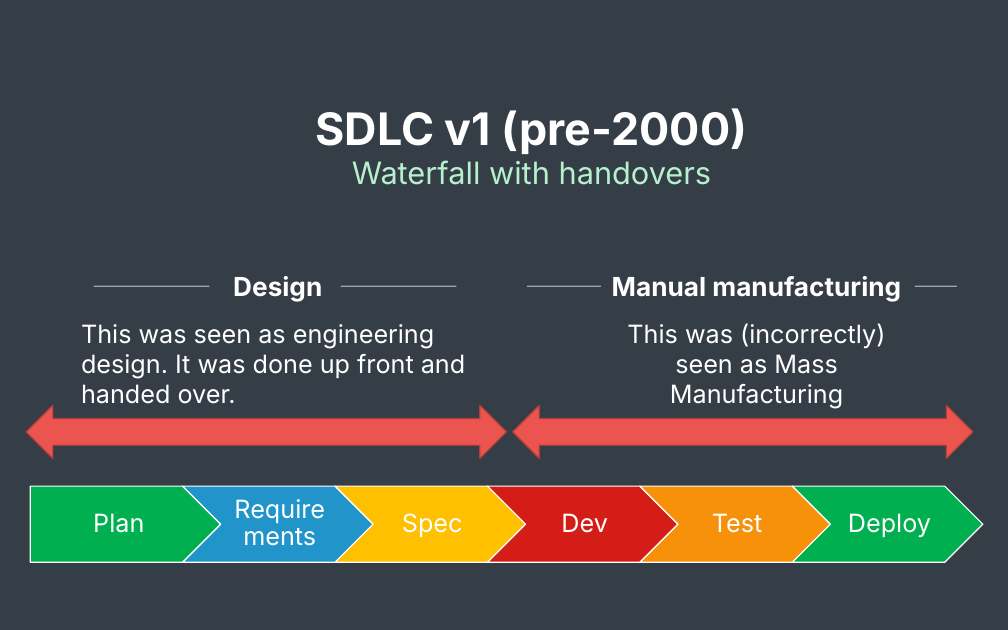
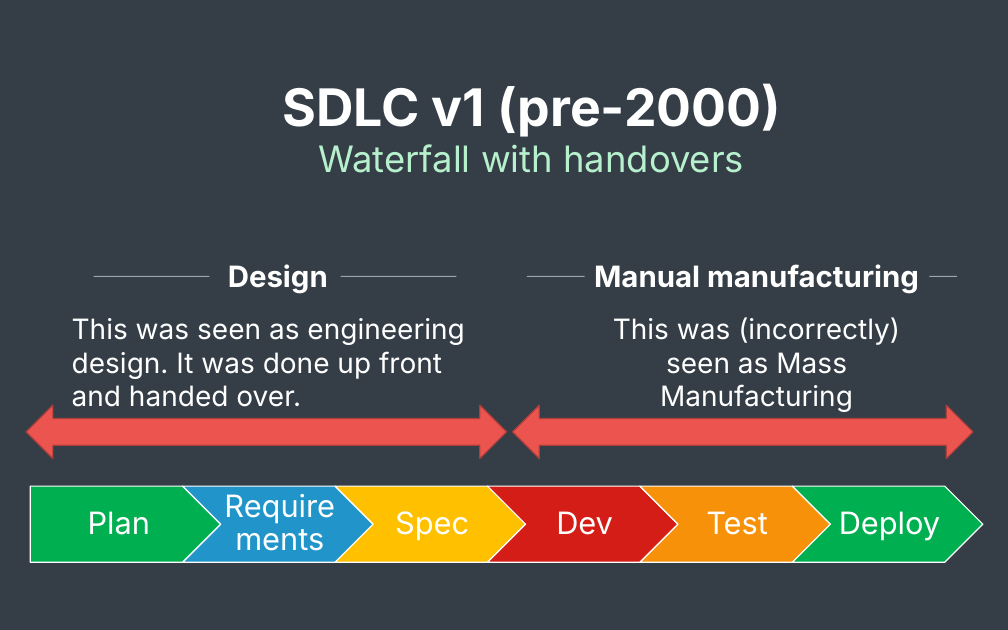
Before and after one commit to jacdevos/jacdevos.github.io, a slide deck: slide 3 of assets/article_images/2026-11-12-sdlc-in-the-agentic-era/sdlc-in-the-agentic-era.pptx. Drawn at 1008x630 pixels with LibreOffice and Linux fonts; fonts in the diff are those of the drawing. Boxes give left, top, right and bottom in pixels: in the first picture for what was removed or moved away, otherwise in the second. Text is boxed around its words. In the diff, an @@ line names an element or a change of style, - is before the commit and + after.

Commit message:
Enlarge text throughout the SDLC diagrams

```diff
--- a/assets/article_images/2026-11-12-sdlc-in-the-agentic-era/sdlc-in-the-agentic-era.pptx
+++ b/assets/article_images/2026-11-12-sdlc-in-the-agentic-era/sdlc-in-the-agentic-era.pptx
@@ title "SDLC v1 (pre-2000) Waterfall with ..." moved from (x1=315, y1=108, x2=747, y2=185) to (x1=282, y1=83, x2=780, y2=173) @@
@@ title "SDLC v1 (pre-2000) Waterfall with ..." at (x1=282, y1=83, x2=780, y2=173): size 32 to 37 pt in "SDLC v1 (pre-2000)"; size 22 to 26 pt in "Waterfall with handovers" @@
@@ text "Design" at (x1=228, y1=264, x2=328, y2=294): size 18.8 to 21 pt @@
@@ text "Manual manufacturing" at (x1=594, y1=264, x2=919, y2=294): size 18.8 to 21 pt @@
@@ 2 texts, 2 rectangles moved together from (x1=94, y1=276, x2=901, y2=302) to (x1=94, y1=264, x2=919, y2=294) @@
@@ rectangle resized from (x1=527, y1=286, x2=601, y2=287) to (x1=527, y1=276, x2=585, y2=277) @@
@@ rectangle resized from (x1=915, y1=286, x2=958, y2=287) to (x1=929, y1=276, x2=957, y2=277) @@
@@ text "This was seen as engineering ..." moved from (x1=81, y1=324, x2=465, y2=404) to (x1=72, y1=318, x2=464, y2=407) @@
@@ text "This was seen as engineering ..." at (x1=72, y1=318, x2=464, y2=407): size 18 to 20 pt @@
@@ text "This was (incorrectly) seen as ..." at (x1=613, y1=317, x2=900, y2=412): size 18 to 20 pt @@
@@ text "This was (incorrectly) seen as ..." moved from (x1=627, y1=323, x2=885, y2=408) to (x1=613, y1=317, x2=900, y2=412) @@
@@ text at (x1=224, y1=494, x2=335, y2=551): text changed; size 18 to 22 pt @@
-Requirements
+Require
+ments
@@ size 18 to 22 pt; more space between paragraphs in 5 elements at (x1=88, y1=511, x2=150, y2=535), (x1=395, y1=511, x2=469, y2=540), (x1=556, y1=511, x2=613, y2=535), (x1=706, y1=511, x2=768, y2=535), (x1=839, y1=511, x2=941, y2=540) @@
```
Also in this commit, not shown: 2 other slides changed, 3 other files.
